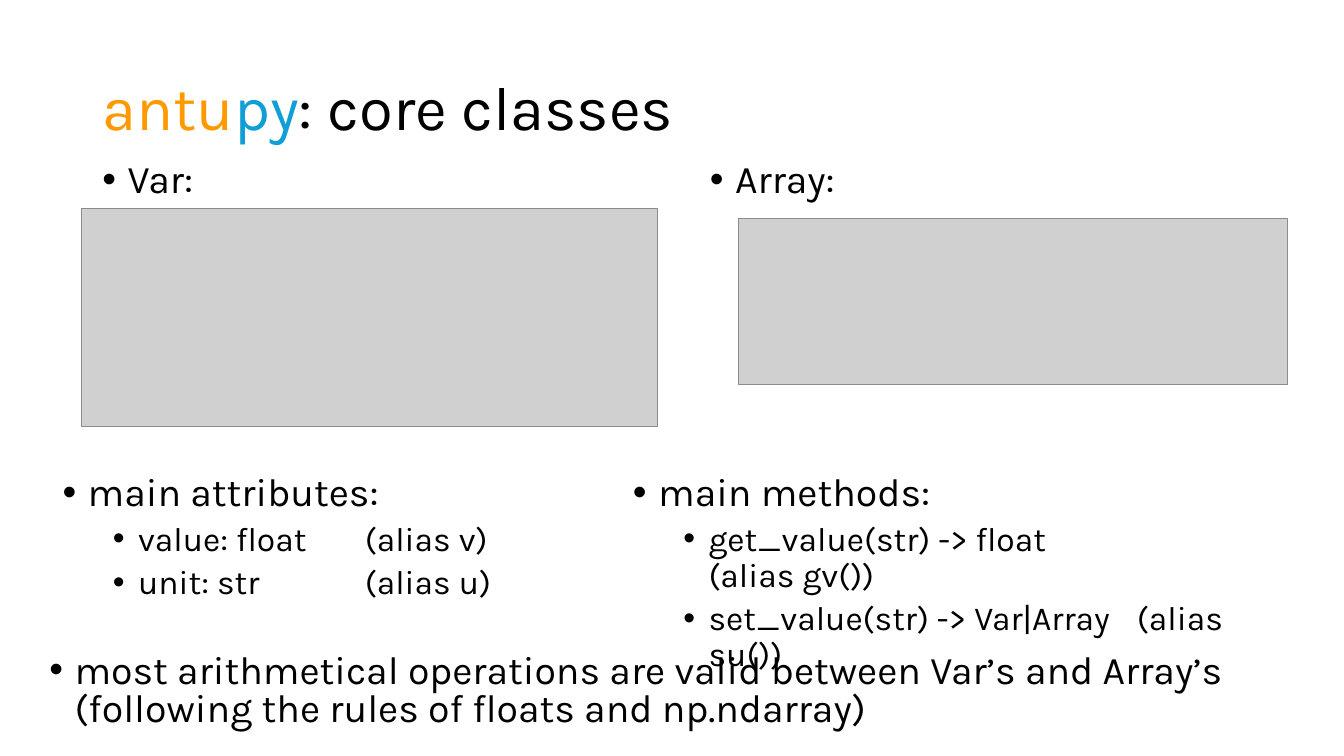
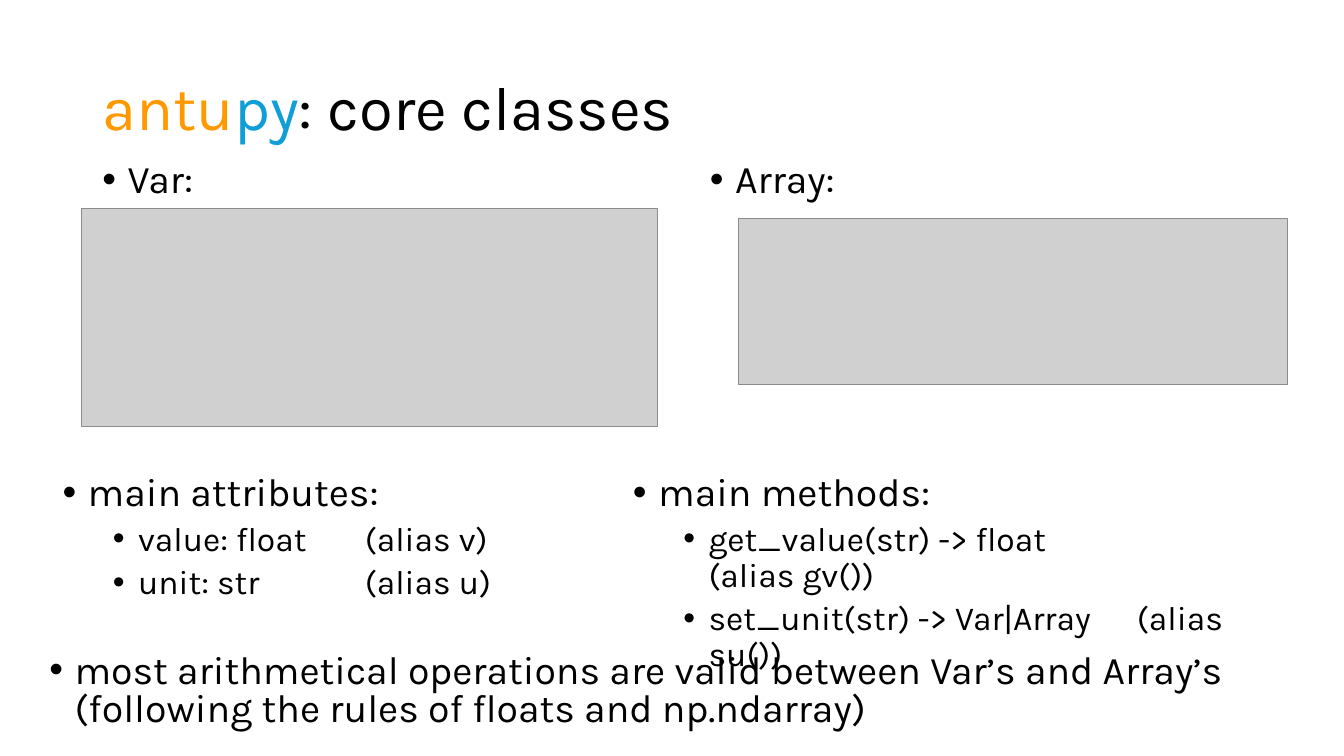
Before and after one commit to DavidSaldivia/antupy, a slide deck: slide 8 of tuts/antupy.pptx. Drawn at 1344x756 pixels with LibreOffice and Linux fonts; fonts in the diff are those of the drawing; grey boxes stand for pictures. Boxes give left, top, right and bottom in pixels: in the first picture for what was removed or moved away, otherwise in the second. Text is boxed around its words. In the diff, an @@ line names an element or a change of style, - is before the commit and + after.

```diff
--- a/tuts/antupy.pptx
+++ b/tuts/antupy.pptx
@@ text at box(709, 604, 1223, 639): text changed @@
-  • set_value(str) -> Var|Array (alias su())
+  • set_unit(str) -> Var|Array (alias su())
```
Also in this commit, not shown: 6 other files.
